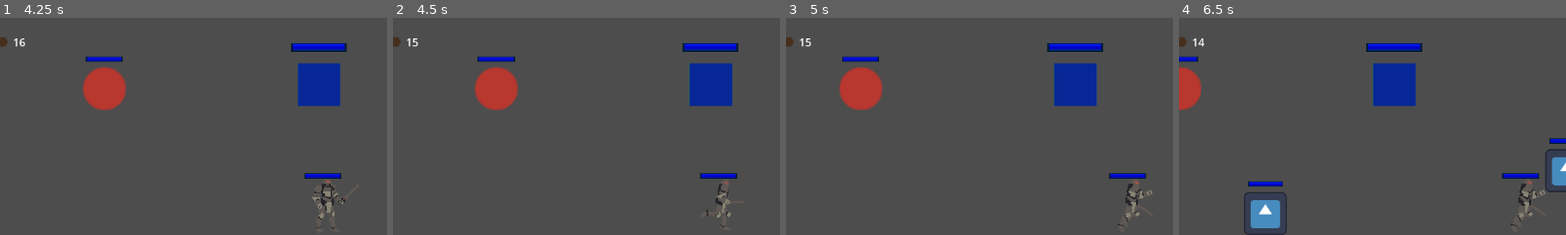
Above: before the commit, frames 1-4 (left to right).
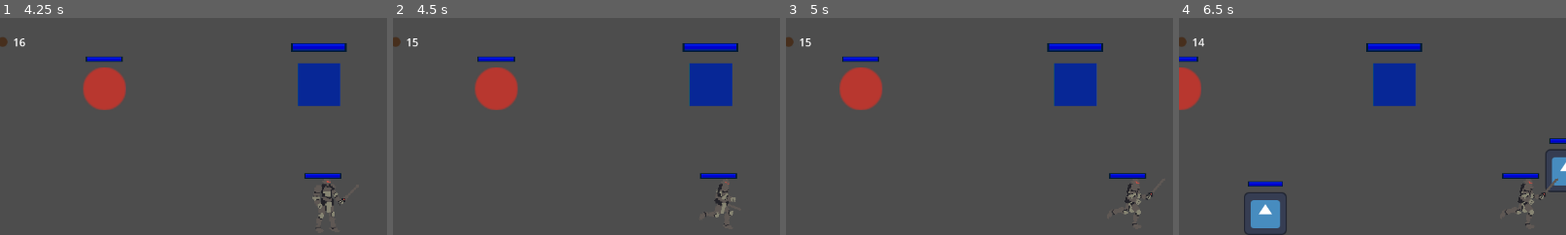
Above: after the commit, the same moments.

Repository: Schmo103/Euclid
Game: Godot game, scene res://menu/menu.tscn
The game is run twice, just before and just after one commit, with the same random seed, the same clock (stepped at 60 frames per second) and the same inputs. The engine's default icon, where the game draws it, is replaced by a stand-in: a white triangle on a blue panel in a dark square.
Inputs (mouse positions are % of the whole screen's width and height, from its top left):
- Up to frame 1 (4.25 s): click "Play" at 0.5 s; click (14, 85) at 1.25 s; click (18, 85) at 2 s; click (26, 85) at 2.75 s; click (38, 85) at 3.5 s
- Up to frame 2 (4.5 s): tap Enter at 4.25 s; move the mouse to (72, 45) at 4.27 s; press the mouse at (72, 45) at 4.28 s; hold D (player_right) from 4.28 s (still down)
- Up to frame 3 (5 s): keep holding D (player_right)
- Up to frame 4 (6.5 s): release D (player_right) at 5 s; release the mouse at (72, 45) at 5 s; drag from (30, 55) to (18, 24) at 5.02 s; move the mouse to (60, 28) at 5.77 s; press the mouse at (60, 28) at 5.78 s; hold D (player_right) from 5.78 s (still down)
The pictures show only the part of the screen within x 8-58%, y 7-57%; the shares and areas given below are measured in that part.

Frame 1 is identical in both runs. In frame 2, 0.2% of the frame differs, in the area x 80-89%, y 75-97%; in frame 3, 0.4%; in frame 4, 0.4%, in the area x 84-98%, y 73-96%.

Commit message:
changed player speed

Diff:
--- a/Euclid/player/player.gd
+++ b/Euclid/player/player.gd
@@ -105,7 +105,7 @@
 	if !walking:
 		if lv * step != Vector2.ZERO:
 			walking = true
-			a_player.play("run_left_right", -1, 5.0)
+			a_player.play("run_left_right", -1, 4.0)
 	elif walking:
 		if lv * step == Vector2.ZERO:
 			walking = false
Not shown: 1 places in Euclid/player/player.tscn that only renumber resources
